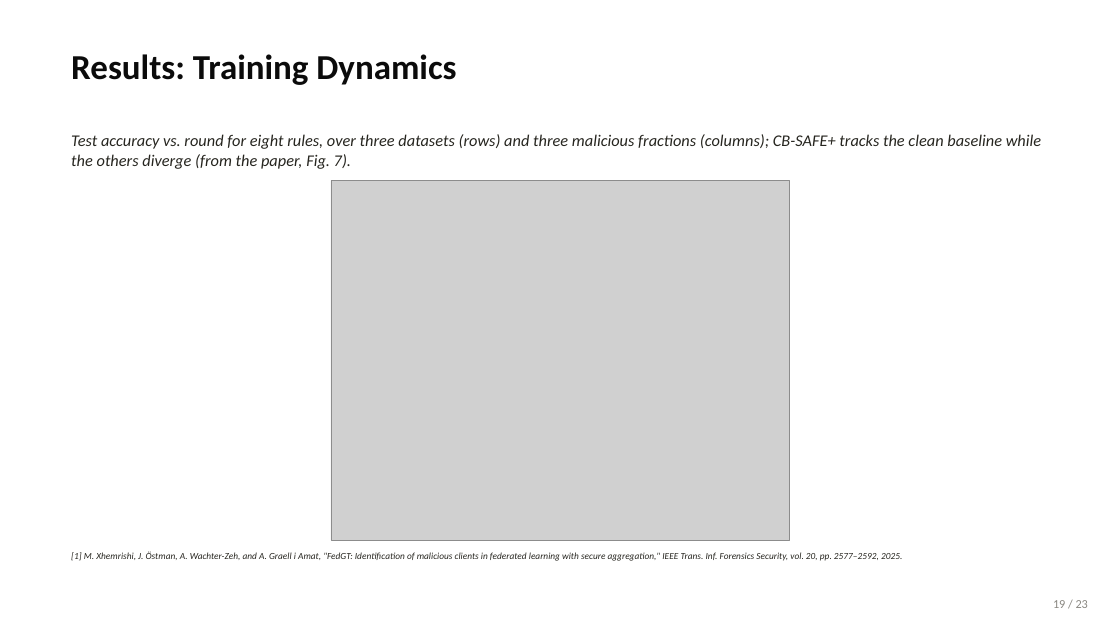
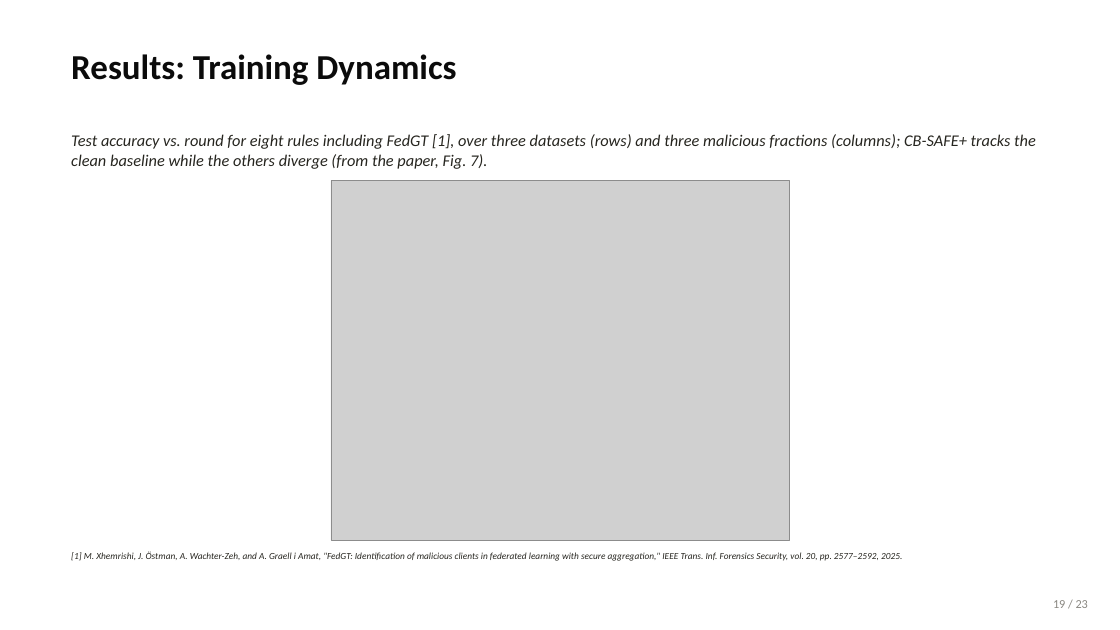
Before and after one commit to wshuv-o/cb-safe-draft, a slide deck: slide 20 of paper/cbsafe_deck.pptx. Drawn at 1120x630 pixels with LibreOffice and Linux fonts; fonts in the diff are those of the drawing; grey boxes stand for pictures. Boxes give left, top, right and bottom in pixels: in the first picture for what was removed or moved away, otherwise in the second. Text is boxed around its words. In the diff, an @@ line names an element or a change of style, - is before the commit and + after.

```diff
--- a/paper/cbsafe_deck.pptx
+++ b/paper/cbsafe_deck.pptx
@@ text at [71, 134, 1036, 169]: text changed @@
-Test accuracy vs. round for eight rules, over three datasets (rows) and three malicious fractions (columns); CB-SAFE+ tracks the clean baseline while the others diverge (from the paper, Fig. 7).
+Test accuracy vs. round for eight rules including FedGT [1], over three datasets (rows) and three malicious fractions (columns); CB-SAFE+ tracks the clean baseline while the others diverge (from the paper, Fig. 7).
```
Also in this commit, not shown: 21 other slides changed, 23 other files.
